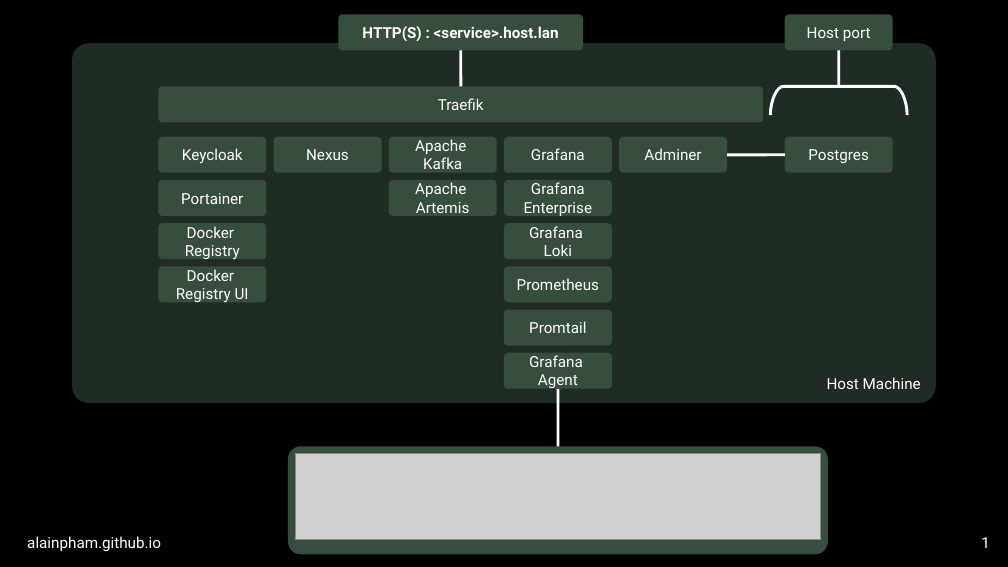
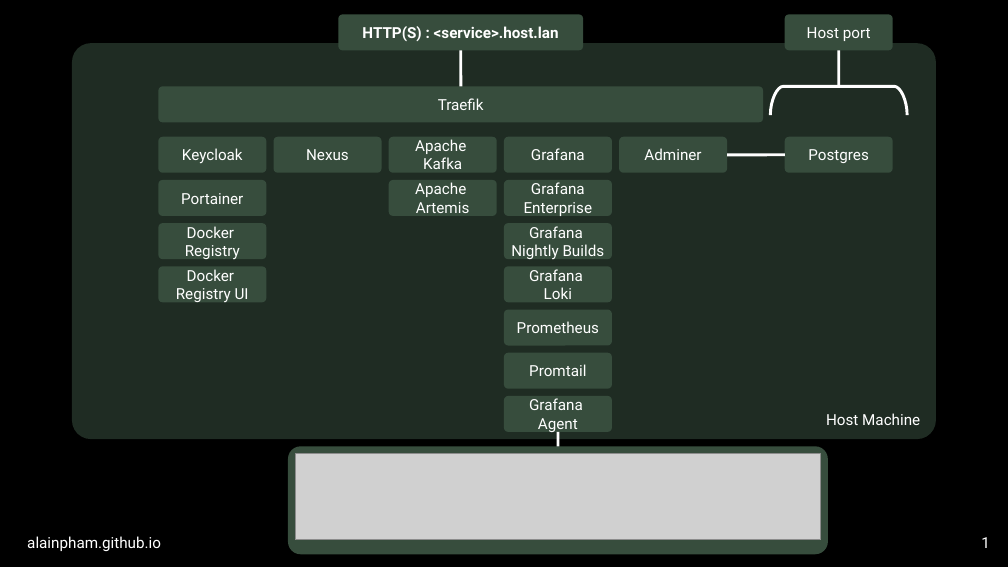
Before and after one commit to alainpham/local-lab, a slide deck: slide 1 of assets/slides.odp. Drawn at 1008x567 pixels with LibreOffice and Linux fonts; fonts in the diff are those of the drawing; grey boxes stand for pictures. Boxes give left, top, right and bottom in pixels: in the first picture for what was removed or moved away, otherwise in the second. Text is boxed around its words. In the diff, an @@ line names an element or a change of style, - is before the commit and + after.

Commit message:
slides

```diff
--- a/assets/slides.odp
+++ b/assets/slides.odp
@@ rounded rectangle "Host Machine": place and size @@
-rounded rectangle "Host Machine" at (72, 43, 937, 403)
+rounded rectangle "Host Machine" at (72, 43, 937, 439)
@@ rounded rectangle added at (504, 223, 612, 259), fill #374D3D, 12 pt, text #FFFFFF @@
+Grafana
+Nightly Builds
@@ 4 rounded rectangles: place and size @@
-4 rounded rectangles at (504, 223, 612, 389)
+4 rounded rectangles at (504, 266, 612, 432)
@@ line moved from (558, 389) - (558, 446) to (558, 432) - (558, 446) @@
```
Also in this commit, not shown: 1 slide added, 2 other files.
